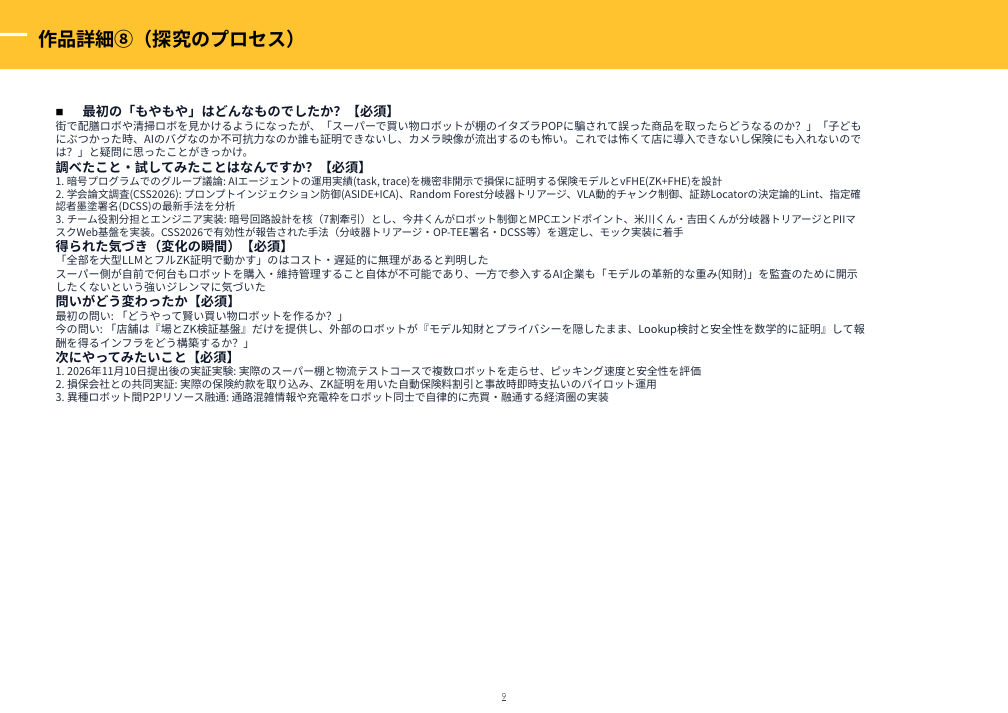
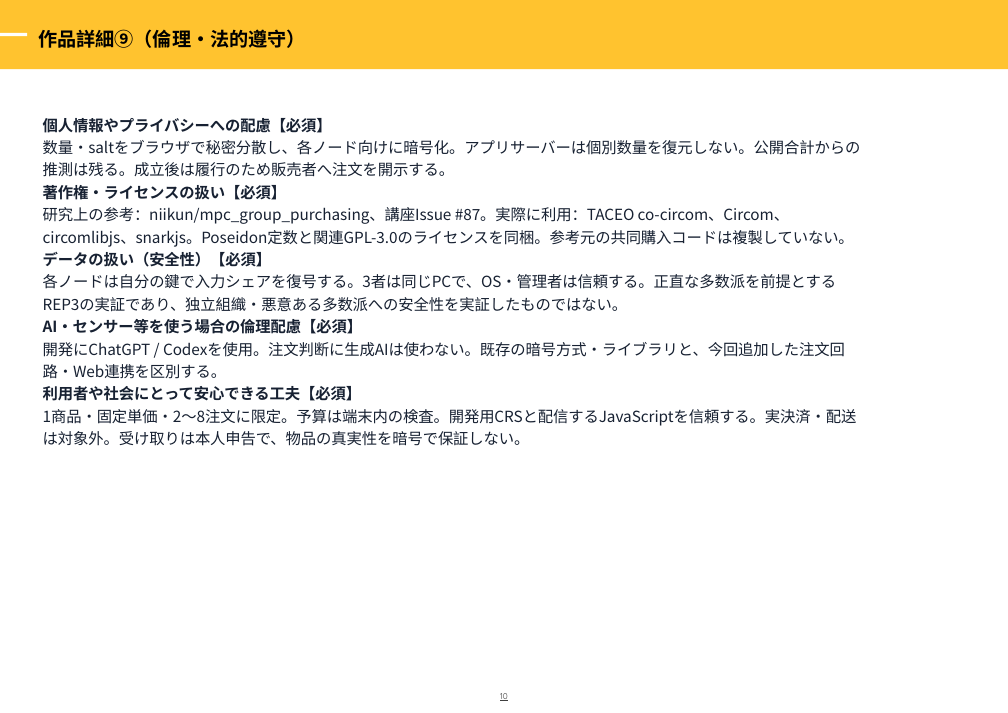
Before and after one commit to sururu-k/ProofPick, a slide deck: slide 11 of submission/zenjyocon_entry_sheet_2026.pptx (slide 10 before the commit). Drawn at 1008x713 pixels with LibreOffice and Linux fonts; fonts in the diff are those of the drawing; background and template pictures are left out. Boxes give left, top, right and bottom in pixels: in the first picture for what was removed or moved away, otherwise in the second. Text is boxed around its words. In the diff, an @@ line names an element or a change of style, - is before the commit and + after.

Commit message:
Ship reproducible MPC group purchasing app

```diff
--- a/submission/zenjyocon_entry_sheet_2026.pptx
+++ b/submission/zenjyocon_entry_sheet_2026.pptx
@@ text at [38, 29, 306, 48]: text changed @@
-作品詳細⑧（探究のプロセス）
+作品詳細⑨（倫理・法的遵守）
@@ text added at [43, 118, 861, 446], 12.8 pt, text #172132 @@
+個人情報やプライバシーへの配慮【必須】
+数量・saltをブラウザで秘密分散し、各ノード向けに暗号化。アプリサーバーは個別数量を復元しない。公開合計からの推測は残る。成立後は履行のため販売者へ注文を開示する。
+著作権・ライセンスの扱い【必須】
+研究上の参考：niikun/mpc_group_purchasing、講座Issue #87。実際に利用：TACEO co-circom、Circom、circomlibjs、snarkjs。Poseidon定数と関連GPL-3.0のライセンスを同梱。参考元の共同購入コードは複製していない。
+データの扱い（安全性）【必須】
+各ノードは自分の鍵で入力シェアを復号する。3者は同じPCで、OS・管理者は信頼する。正直な多数派を前提とするREP3の実証であり、独立組織・悪意ある多数派への安全性を実証したものではない。
+AI・センサー等を使う場合の倫理配慮【必須】
+開発にChatGPT / Codexを使用。注文判断に生成AIは使わない。既存の暗号方式・ライブラリと、今回追加した注文回路・Web連携を区別する。
+利用者や社会にとって安心できる工夫【必須】
+1商品・固定単価・2〜8注文に限定。予算は端末内の検査。開発用CRSと配信するJavaScriptを信頼する。実決済・配送は対象外。受け取りは本人申告で、物品の真実性を暗号で保証しない。
@@ text removed at [56, 104, 864, 402] @@
-■ 最初の「もやもや」はどんなものでしたか？【必須】
-街で配膳ロボや清掃ロボを見かけるようになったが、「スーパーで買い物ロボットが棚のイタズラPOPに騙されて誤った商品を取ったらどうなるのか？」「子どもにぶつかった時、AIのバグなのか不可抗力なのか誰も証明できないし、カメラ映像が流出するのも怖い。これでは怖くて店に導入できないし保険にも入れないのでは？」と疑問に思ったことがきっかけ。
-調べたこと・試してみたことはなんですか？【必須】
-1. 暗号プログラムでのグループ議論: AIエージェントの運用実績(task, trace)を機密非開示で損保に証明する保険モデルとvFHE(ZK+FHE)を設計
-2. 学会論文調査(CSS2026): プロンプトインジェクション防御(ASIDE+ICA)、Random Forest分岐器トリアージ、VLA動的チャンク制御、証跡Locatorの決定論的Lint、指定確認者墨塗署名(DCSS)の最新手法を分析
-3. チーム役割分担とエンジニア実装: 暗号回路設計を核（7割牽引）とし、今井くんがロボット制御とMPCエンドポイント、米川くん・吉田くんが分岐器トリアージとPIIマスクWeb基盤を実装。CSS2026で有効性が報告された手法（分岐器トリアージ・OP-TEE署名・DCSS等）を選定し、モック実装に着手
-得られた気づき（変化の瞬間）【必須】
-「全部を大型LLMとフルZK証明で動かす」のはコスト・遅延的に無理があると判明した
-スーパー側が自前で何台もロボットを購入・維持管理すること自体が不可能であり、一方で参入するAI企業も「モデルの革新的な重み(知財)」を監査のために開示したくないという強いジレンマに気づいた
-問いがどう変わったか【必須】
-最初の問い: 「どうやって賢い買い物ロボットを作るか？」
-今の問い: 「店舗は『場とZK検証基盤』だけを提供し、外部のロボットが『モデル知財とプライバシーを隠したまま、Lookup検討と安全性を数学的に証明』して報酬を得るインフラをどう構築するか？」
-次にやってみたいこと【必須】
-1. 2026年11月10日提出後の実証実験: 実際のスーパー棚と物流テストコースで複数ロボットを走らせ、ピッキング速度と安全性を評価
-2. 損保会社との共同実証: 実際の保険約款を取り込み、ZK証明を用いた自動保険料割引と事故時即時支払いのパイロット運用
-3. 異種ロボット間P2Pリソース融通: 通路混雑情報や充電枠をロボット同士で自律的に売買・融通する経済圏の実装
@@ page number at [500, 693, 508, 701]: text changed @@
-9
+10
```
Also in this commit, not shown: 8 other slides changed, 2 slides added, 2 slides removed, 52 other files.
